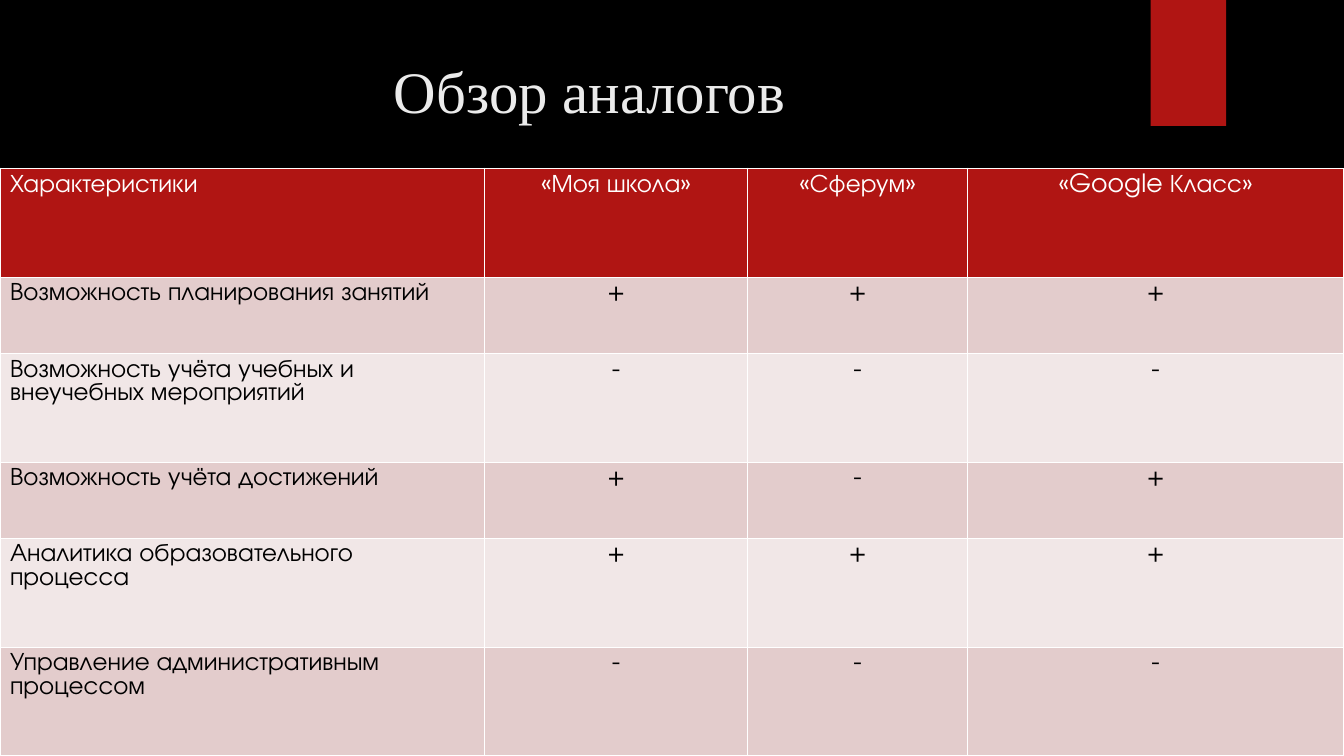
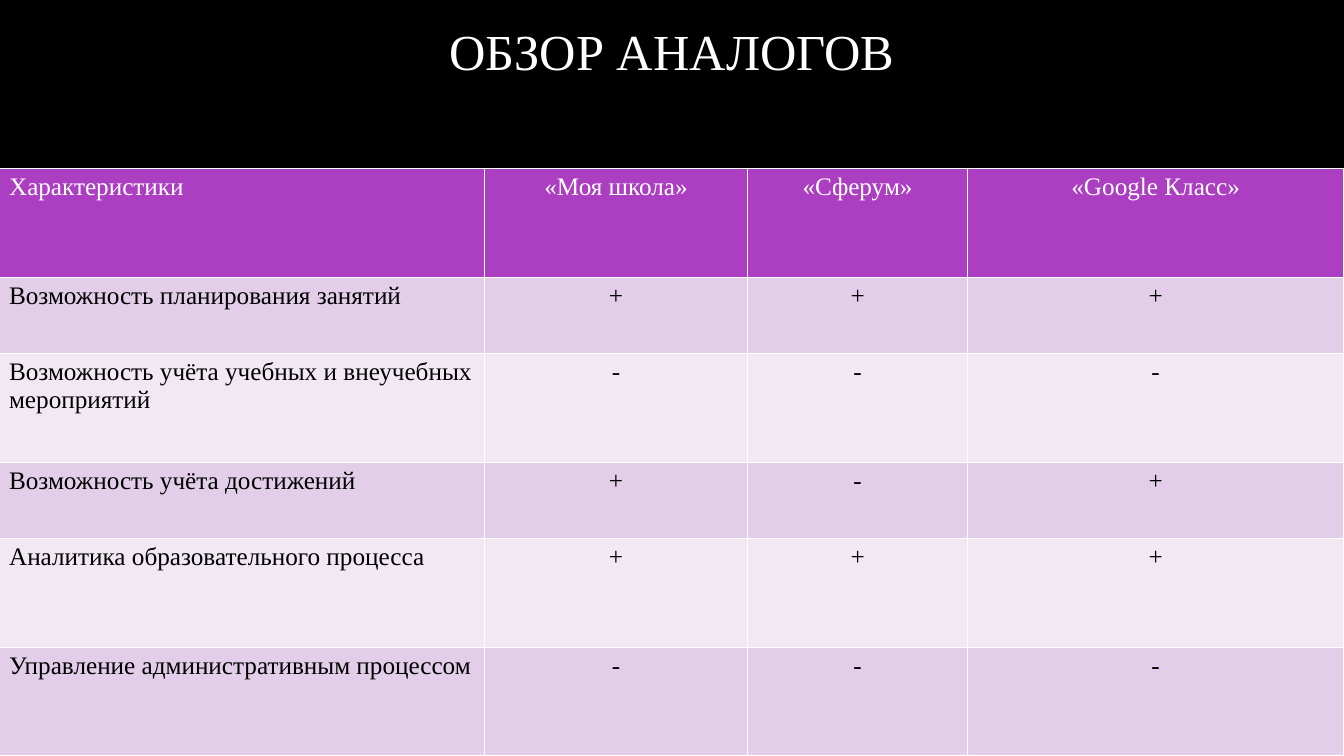
Before and after one commit to RAdKuzur/ASTU, a slide deck: slide 11 of Дипломная работа/Презентация Курсовая.pptx (slide 15 before the commit). Drawn at 1344x756 pixels with LibreOffice and Linux fonts; fonts in the diff are those of the drawing; background and template pictures are left out. Boxes give left, top, right and bottom in pixels: in the first picture for what was removed or moved away, otherwise in the second. Text is boxed around its words. In the diff, an @@ line names an element or a change of style, - is before the commit and + after.

```diff
--- a/Дипломная работа/Презентация Курсовая.pptx
+++ b/Дипломная работа/Презентация Курсовая.pptx
@@ title "ОБЗОР АНАЛОГОВ" at <box>449,36,895,71</box>: vertical alignment top to middle @@
@@ rectangle removed at <box>1150,0,1226,126</box> @@
@@ title at <box>449,36,895,71</box>: text changed; size 42 to 36 pt; text colour #EBEBEB to #FFFFFF @@
-Обзор аналогов
+ОБЗОР АНАЛОГОВ
@@ table at <box>0,168,1344,756</box> @@
@@ fill #B01513 to #AC3EC1 in row 1 @@
@@ fill #E4CCCC to #E3CEE9 in 12 cells @@
@@ fill #F2E8E7 to #F1E8F4 in 8 cells @@
@@ font TeX Gyre Adventor to Times New Roman @@
@@ ellipse removed at <box>949,185,1259,495</box> @@
```
Also in this commit, not shown: 14 other slides changed, 1 slide added, 7 slides removed.
